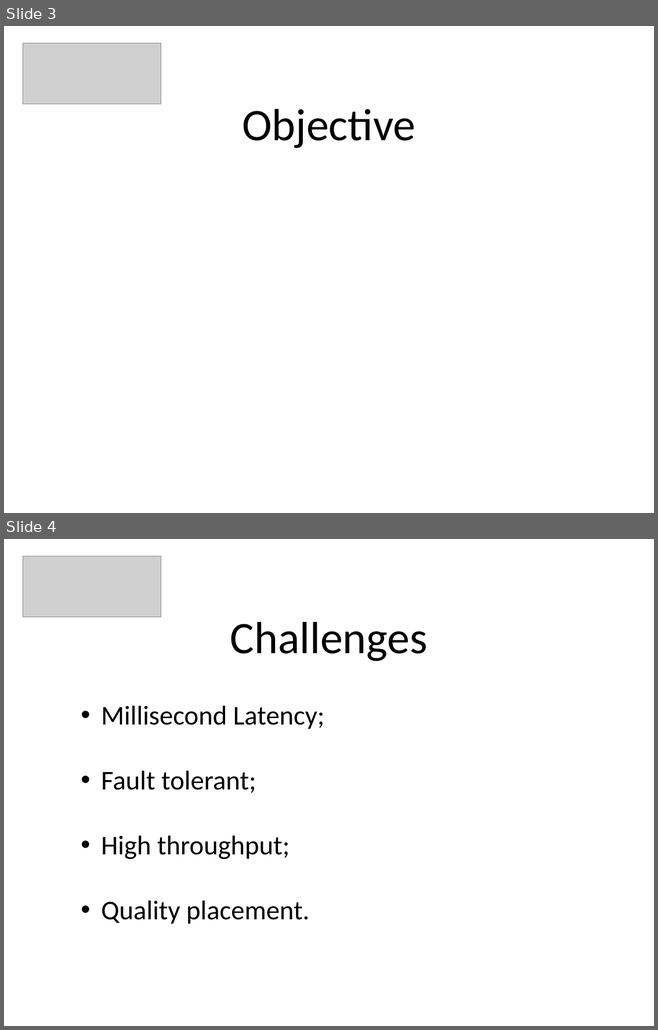
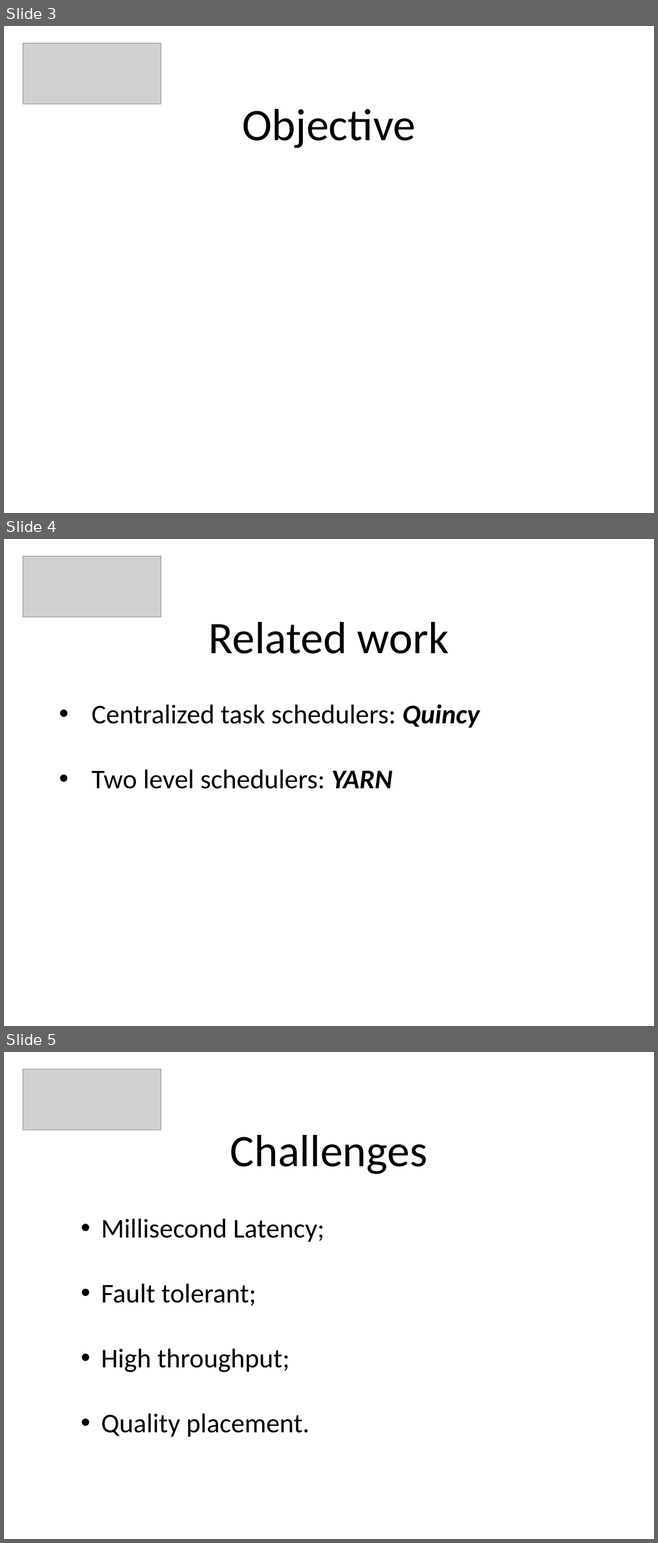
Before and after one commit to PeBraz/MapNoReduce, a slide deck: paper-presentation/padi-presentation.pptx. Shown one above the other, each under a label of ours: slides 3 and 4 before the commit, slides 3, 4 and 5 after it. The pictures are 658x1030 and 658x1543 pixels, drawn with LibreOffice and Linux fonts; fonts in the diff are those of the drawing; grey boxes stand for pictures. Boxes give left, top, right and bottom in pixels: in the first picture for what was removed or moved away, otherwise in the second. Text is boxed around its words. In the diff, an @@ line names an element or a change of style, - is before the commit and + after.

```diff
--- a/paper-presentation/padi-presentation.pptx
+++ b/paper-presentation/padi-presentation.pptx
@@ slide 4 added at box(4, 539, 654, 1026), background #FFFFFF @@
@@ picture added at box(23, 556, 161, 617) @@
@@ title added at box(208, 622, 449, 654), 50 pt, text #000000 @@
+Related work
@@ text added at box(92, 704, 479, 789), 30 pt, text #000000 @@
+• Centralized task schedulers: Quincy
+• Two level schedulers: YARN
@@ what was slide 4 is now slide 5 @@
```
Also in this commit, not shown: 2 slides changed, 1 other slide added.
